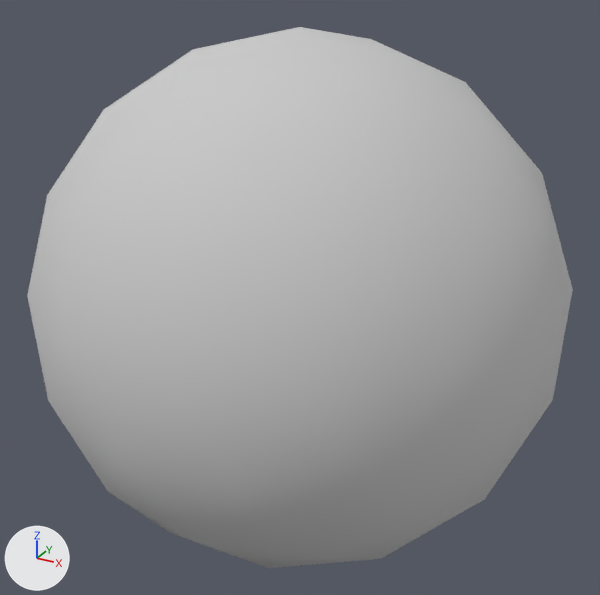
A saved change to the FBX model Assets/Models/Ball.fbx.
One viewpoint serves both versions: a camera (50 mm lens) standing at (0.716, -1.301, 0.652) and looking at (0.0, 0.001, 0.002). The axes (+X, +Y, +Z) are drawn at lower left. The lights are the same throughout. Where no turn or scale is listed for an object, it has been applied to the vertices.

The first picture shows 'Ball'.
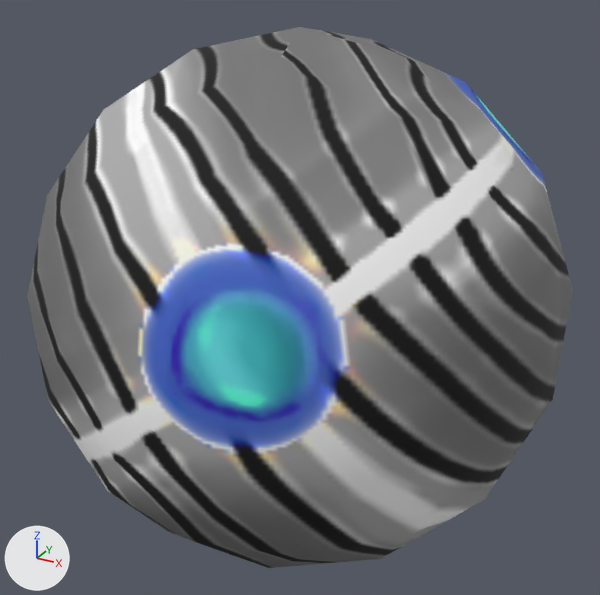
The change, as a list of edits to the scene's bpy script:
```text
Add img_ball_jpg:
    img_ball_jpg = load_image('ball.jpg', '../Textures/ball.jpg', 512, 512, 'sRGB')
Add mat_material__50:
    mat_material__50 = principled_material('Material #50')
    mat_material__50.texture = img_ball_jpg
    mat_material__50.roughness = 0.859
Change me_mesh:
    where me_mesh.from_pydata(...)  # 92 vertices, 180 faces; spans x -0.498..0.498, y -0.496..0.496, z -0.505..0.505
    remove me_mesh.materials.append(mat_material__25)  # light grey #cacaca
    add me_mesh.materials.append(mat_material__50)  # picture img_ball_jpg
```

Location of each change, (x1, y1, x2, y2) in pixels of the pictures (600 x 595 px):
'Ball', recoloured: (27, 27, 573, 568) in both
